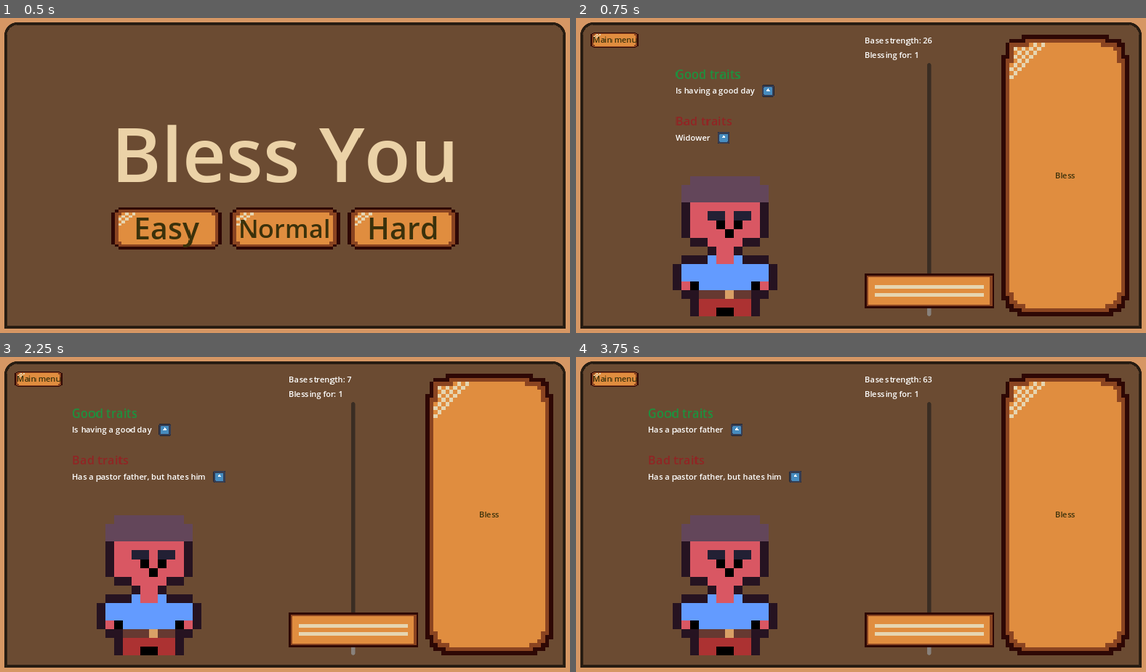
Above: before the commit, frames 1-4 (two rows, left to right).
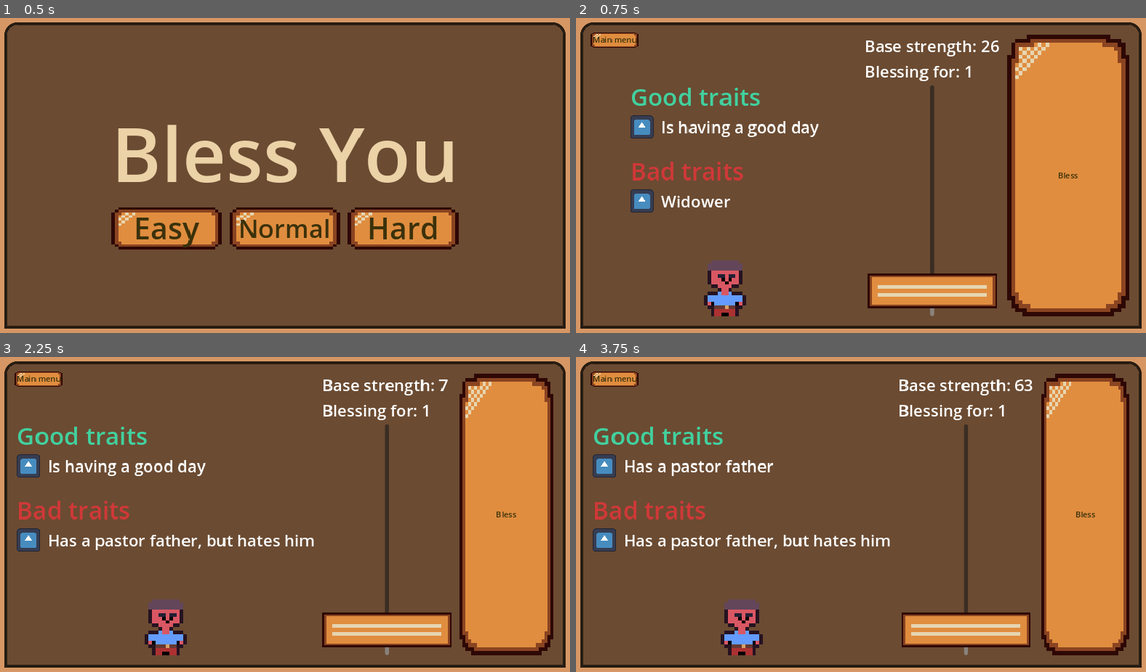
Above: after the commit, the same moments.

Repository: frostblooded/wolf
Game: Godot game, scene res://scenes/MainMenu.tscn
Same seed, same stepped clock (60 frames per second), same inputs: the game is played once before the commit and once after it. The engine's default icon, where the game draws it, is replaced by a stand-in: a white triangle on a blue panel in a dark square.
Inputs:
- Up to frame 1 (0.5 s): no input
- Up to frame 2 (0.75 s): click "Easy" at 0.5 s
- Up to frame 3 (2.25 s): click "Bless" at 1.25 s; click "Next unit" at 2 s
- Up to frame 4 (3.75 s): click "Bless" at 2.75 s; click "Next unit" at 3.5 s

Frame 1 is identical in both runs. In frame 2, 13% of the frame differs, in the area x 9-97%, y 5-95%; in frame 3, 19%; in frame 4, 20%, in the area x 2-97%, y 5-95%.

Commit message:
Change arrangement of main game page

Diff:
--- a/scenes/GameManager.tscn
+++ b/scenes/GameManager.tscn
@@ -30,7 +30,7 @@
 name = "Has a pastor father, but hates him"
 image = ExtResource("2_sgj1t")
 add_modifier = 0
-mul_modifier = 0.5
+mul_modifier = 0.66
 
 [sub_resource type="Resource" id="Resource_oqt3y"]
 script = ExtResource("3_6bnfs")
--- a/scenes/UI/BlessingUnitUI.tscn
+++ b/scenes/UI/BlessingUnitUI.tscn
@@ -54,6 +54,7 @@
 layout_mode = 2
 size_flags_horizontal = 4
 size_flags_vertical = 3
+size_flags_stretch_ratio = 4.0
 theme_override_styles/panel = SubResource("StyleBoxEmpty_wbhf4")
 
 [node name="VBoxContainer3" type="VBoxContainer" parent="MarginContainer/PanelContainer/MarginContainer/HBoxContainer/VBoxContainer/TraitPanelContainer"]
@@ -71,7 +72,8 @@
 layout_mode = 2
 size_flags_horizontal = 0
 theme_type_variation = &"HeaderMedium"
-theme_override_colors/font_color = Color(0.113725, 0.568627, 0.243137, 1)
+theme_override_colors/font_color = Color(0.254902, 0.819608, 0.623529, 1)
+theme_override_font_sizes/font_size = 48
 text = "Good traits"
 
 [node name="NegativeTraitsContainer" type="VBoxContainer" parent="MarginContainer/PanelContainer/MarginContainer/HBoxContainer/VBoxContainer/TraitPanelContainer/VBoxContainer3"]
@@ -83,7 +85,8 @@
 layout_mode = 2
 size_flags_horizontal = 0
 theme_type_variation = &"HeaderMedium"
-theme_override_colors/font_color = Color(0.568627, 0.141176, 0.141176, 1)
+theme_override_colors/font_color = Color(0.819608, 0.219608, 0.219608, 1)
+theme_override_font_sizes/font_size = 48
 text = "Bad traits"
 
 [node name="UnitImage" type="TextureRect" parent="MarginContainer/PanelContainer/MarginContainer/HBoxContainer/VBoxContainer"]
@@ -112,10 +115,12 @@
 
 [node name="CurrentStrengthLabel" type="Label" parent="MarginContainer/PanelContainer/MarginContainer/HBoxContainer/HBoxContainer/VBoxContainer/BlessingInput/VBoxContainer"]
 layout_mode = 2
+theme_override_font_sizes/font_size = 32
 text = "Current strength: 27"
 
 [node name="BlessAmountLabel" type="Label" parent="MarginContainer/PanelContainer/MarginContainer/HBoxContainer/HBoxContainer/VBoxContainer/BlessingInput/VBoxContainer"]
 layout_mode = 2
+theme_override_font_sizes/font_size = 32
 text = "Blessing for: 50
 "
 
--- a/scenes/UI/TraitUI.tscn
+++ b/scenes/UI/TraitUI.tscn
@@ -7,11 +7,12 @@
 size_flags_horizontal = 0
 script = ExtResource("1_phrao")
 
-[node name="Label" type="Label" parent="."]
-layout_mode = 2
-text = "Trait 1"
-
 [node name="TextureRect" type="TextureRect" parent="."]
 layout_mode = 2
 texture = ExtResource("1_ltp0v")
 expand_mode = 3
+
+[node name="Label" type="Label" parent="."]
+layout_mode = 2
+theme_override_font_sizes/font_size = 32
+text = "Trait 1"
